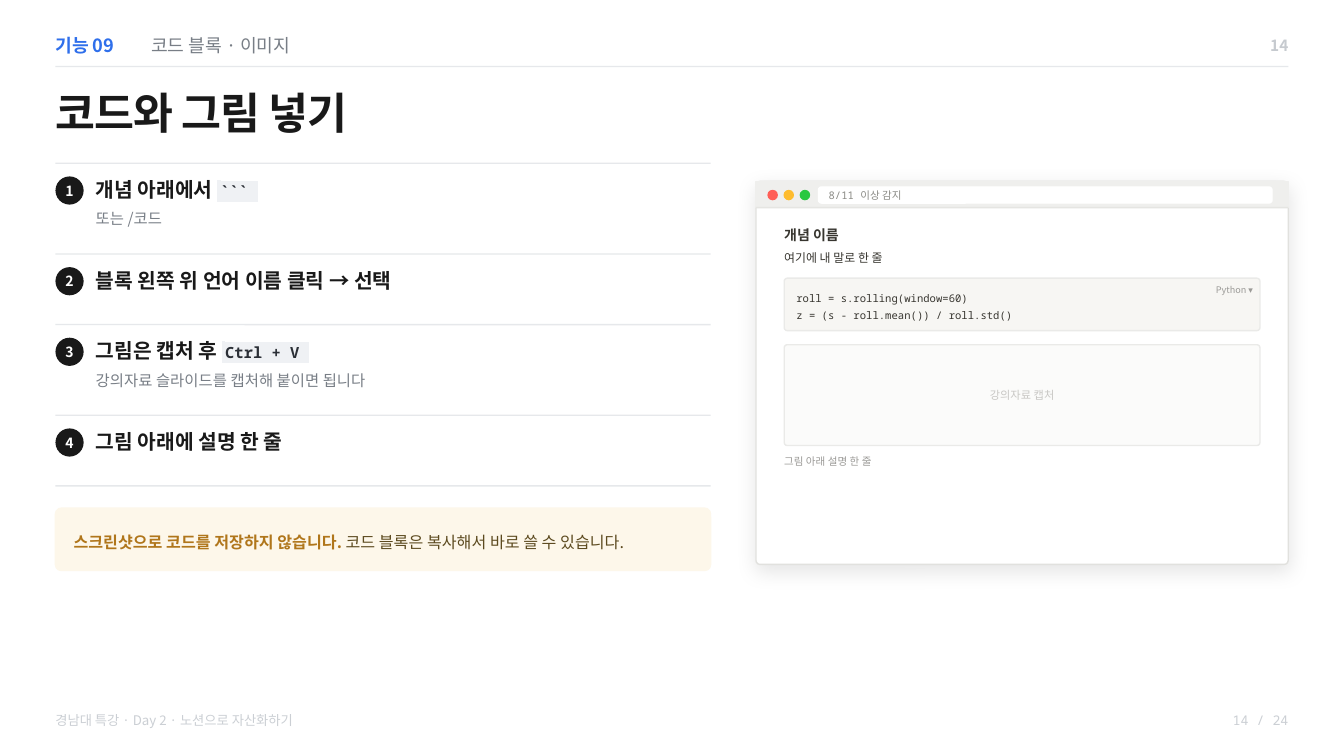
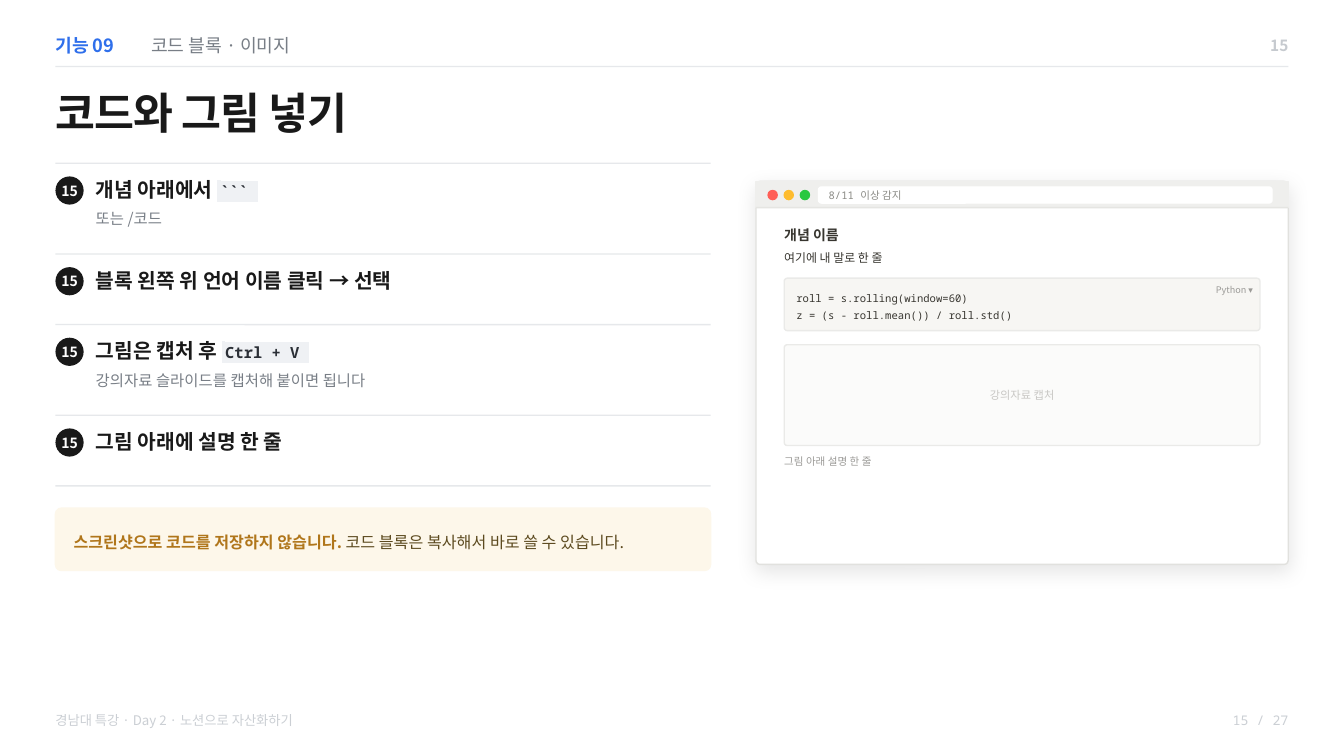
Before and after one commit to ahnchiyoon87/knu-agentic-factory, a slide deck: slide 15 of 특강/2일차/이론/노션_자산화_강의자료.pptx (slide 14 before the commit). Drawn at 1344x756 pixels with LibreOffice and Linux fonts; fonts in the diff are those of the drawing. Boxes give left, top, right and bottom in pixels: in the first picture for what was removed or moved away, otherwise in the second. Text is boxed around its words. In the diff, an @@ line names an element or a change of style, - is before the commit and + after.

```diff
--- a/특강/2일차/이론/노션_자산화_강의자료.pptx
+++ b/특강/2일차/이론/노션_자산화_강의자료.pptx
@@ text at bbox=[1270, 40, 1288, 51]: text changed @@
-14
+15
@@ text at bbox=[61, 185, 77, 196]: text changed @@
-1
+15
@@ text at bbox=[61, 275, 77, 286]: text changed @@
-2
+15
@@ text at bbox=[61, 346, 77, 357]: text changed @@
-3
+15
@@ text at bbox=[61, 437, 77, 448]: text changed @@
-4
+15
@@ text at bbox=[1233, 716, 1289, 725]: text changed @@
-14 / 24
+15 / 27
```
Also in this commit, not shown: 23 other slides changed, 3 slides added, 2 other files.
